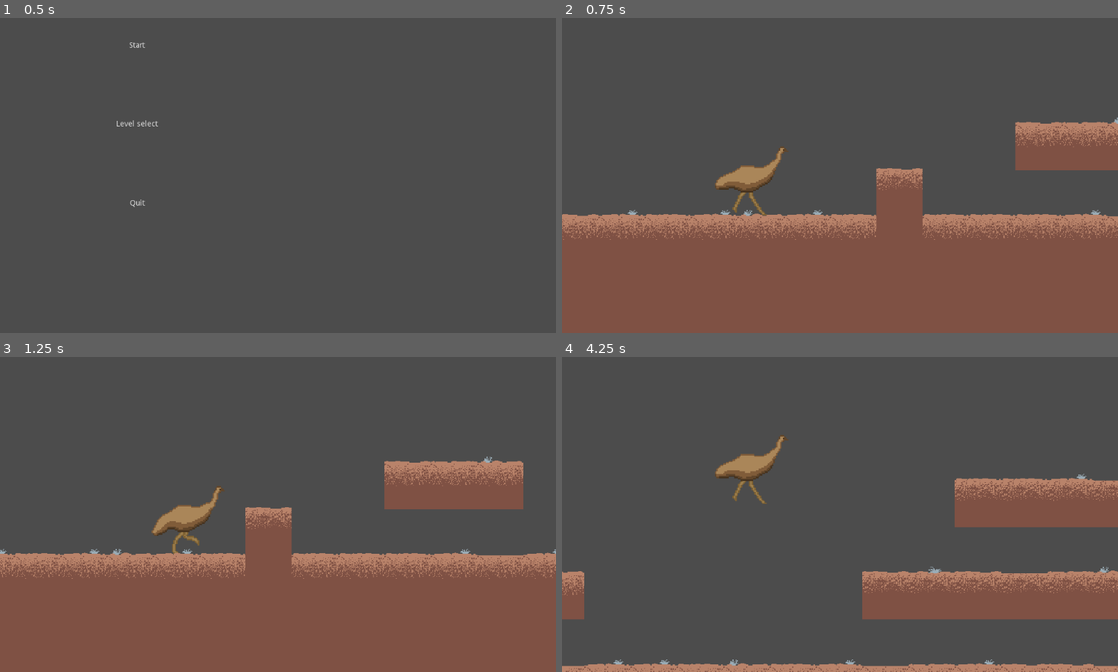
Above: before the commit, frames 1-4 (two rows, left to right).
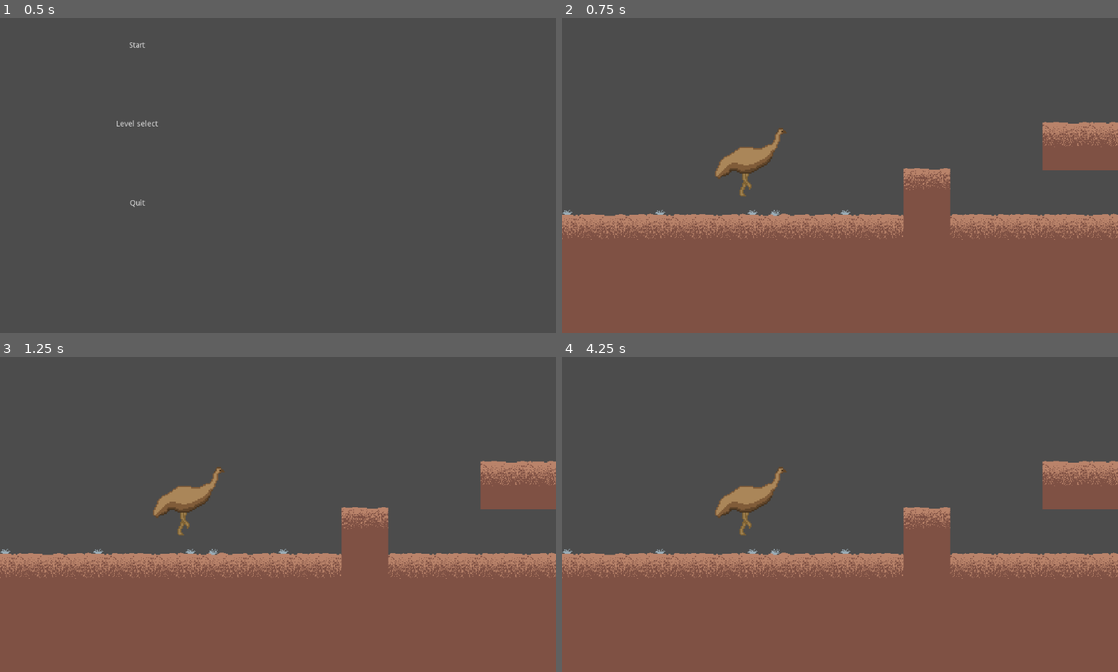
Above: after the commit, the same moments.

Repository: rpromerov/Patformer
Game: Godot game, scene res://Title.tscn
Two runs of this game, one before a commit and one after it. Both use one fixed random seed, a clock stepped at 60 frames per second and the inputs below.
Inputs:
- Up to frame 1 (0.5 s): no input
- Up to frame 2 (0.75 s): click "Start" at 0.5 s
- Up to frame 3 (1.25 s): no input
- Up to frame 4 (4.25 s): hold Right (ui_right) 1.28-2.78 s; tap Up (ui_up) at 1.52, 2.27, 3.77 s; hold Left (ui_left) 2.78-3.53 s; hold Right (ui_right) from 3.53 s (still down)

Frame 1 is identical in both runs. In frame 2, 6.7% of the frame differs, in the area x 0-100%, y 31-71%; in frame 3, 10%; in frame 4, 39%, in the area x 0-100%, y 24-100%.
Error after the commit: Parse Error: The method "get_node5" isn't declared in the current class. (res://KinematicBody2D.gd:89)

Commit message:
Arreglados 2 bugs del commit anterior

Diff:
--- a/KinematicBody2D.gd
+++ b/KinematicBody2D.gd
@@ -72,27 +72,23 @@
 	motion = move_and_slide(motion, UP)
 
 	#-----ANIMATION-----
-	if is_on_floor()==false:
+	if motion.y!=0 and objectsintheway.size()==0:
 		get_node("AnimatedSprite").play("Falling")
-		get_node("CBodyCollision").disabled=false
-		get_node("BodyCollision").disabled=true
-	elif motion==Vector2(0,0) and objectsintheway.size()==0:
-		get_node("AnimatedSprite").play("Idle_C")
-		get_node("CBodyCollision").disabled=false
-		get_node("BodyCollision").disabled=true
+		get_node("CBodyCollision").disabled=true
+		get_node("BodyCollision").disabled=false
 	elif motion.x>190 and Input.is_action_pressed("ui_down"):
 		get_node("AnimatedSprite").play("Dashing_C")
 		get_node("CBodyCollision").disabled=false
 		get_node("BodyCollision").disabled=true
-	elif motion!=Vector2(0,0) and Input.is_action_pressed("ui_down"):
+	elif Input.is_action_pressed("ui_down"):
 		get_node("AnimatedSprite").play("Crouched")
 		get_node("CBodyCollision").disabled=false
 		get_node("BodyCollision").disabled=true
 	elif motion==Vector2(0,0) and objectsintheway.size()!=0 and Input.is_action_pressed("ui_down"):
 		get_node("AnimatedSprite").play("Idle_C")
-		get_node("CBodyCollision").disabled=false
+		get_node5("CBodyCollision").disabled=false
 		get_node("BodyCollision").disabled=true
-	elif motion==Vector2(0,0):
+	elif motion==Vector2(0,0) and not Input.is_action_pressed("ui_down"):
 		get_node("AnimatedSprite").play("Idle")
 		get_node("CBodyCollision").disabled=true
 		get_node("BodyCollision").disabled=false
@@ -106,9 +102,11 @@
 		get_node("BodyCollision").disabled=false
 
 
-
 func _on_HeadDetection_body_entered(body): #Esto es para detectar si es que hay un bloque arriba del jugador
-	objectsintheway.append(body)           #Asi no se puede parar a menos que haya espacio
+	if not body.is_in_group("player"):
+		objectsintheway.append(body)       #Asi no se puede parar a menos que haya espacio
+		print("Object entered head zone")
+		print("Object:",body)
 
 func _on_HeadDetection_body_exited(body):
 	objectsintheway.erase(body)
--- a/Player.tscn
+++ b/Player.tscn
@@ -15,10 +15,10 @@
 [ext_resource path="res://Player/Crouched/Emu64_movement_crouched6.png" type="Texture" id=13]
 [ext_resource path="res://Player/Crouched/Emu64_movement_crouched7.png" type="Texture" id=14]
 [ext_resource path="res://Player/Crouched/Emu64_movement_crouched8.png" type="Texture" id=15]
-[ext_resource path="res://Player/Running/Emu64_movement1.png" type="Texture" id=16]
-[ext_resource path="res://Player/Running/Emu64_movement2.png" type="Texture" id=17]
-[ext_resource path="res://Player/Running/Emu64_movement3.png" type="Texture" id=18]
-[ext_resource path="res://Player/Running/Emu64_movement4.png" type="Texture" id=19]
+[ext_resource path="res://Player/Running/Emu64_movement4.png" type="Texture" id=16]
+[ext_resource path="res://Player/Running/Emu64_movement1.png" type="Texture" id=17]
+[ext_resource path="res://Player/Running/Emu64_movement2.png" type="Texture" id=18]
+[ext_resource path="res://Player/Running/Emu64_movement3.png" type="Texture" id=19]
 [ext_resource path="res://Player/Running/Emu64_movement5.png" type="Texture" id=20]
 [ext_resource path="res://Player/Running/Emu64_movement6.png" type="Texture" id=21]
 [ext_resource path="res://Player/Running/Emu64_movement7.png" type="Texture" id=22]
@@ -37,35 +37,35 @@
 "name": "Crouched",
 "speed": 15.0
 }, {
-"frames": [ ExtResource( 16 ), ExtResource( 17 ), ExtResource( 18 ), ExtResource( 19 ), ExtResource( 20 ), ExtResource( 21 ), ExtResource( 22 ), ExtResource( 23 ) ],
+"frames": [ ExtResource( 8 ), ExtResource( 9 ), ExtResource( 10 ), ExtResource( 11 ), ExtResource( 12 ), ExtResource( 13 ), ExtResource( 14 ), ExtResource( 15 ) ],
 "loop": true,
-"name": "Dashing",
+"name": "Dashing_C",
 "speed": 32.0
+}, {
+"frames": [ ExtResource( 8 ) ],
+"loop": true,
+"name": "Idle_C",
+"speed": 5.0
 }, {
 "frames": [  ],
 "loop": true,
 "name": "Jumping",
 "speed": 5.0
 }, {
-"frames": [ ExtResource( 8 ), ExtResource( 9 ), ExtResource( 10 ), ExtResource( 11 ), ExtResource( 12 ), ExtResource( 13 ), ExtResource( 14 ), ExtResource( 15 ) ],
-"loop": true,
-"name": "Dashing_C",
-"speed": 32.0
-}, {
-"frames": [ ExtResource( 19 ) ],
+"frames": [ ExtResource( 16 ) ],
 "loop": true,
 "name": "Falling",
 "speed": 5.0
 }, {
-"frames": [ ExtResource( 16 ), ExtResource( 17 ), ExtResource( 18 ), ExtResource( 19 ), ExtResource( 20 ), ExtResource( 21 ), ExtResource( 22 ), ExtResource( 23 ) ],
+"frames": [ ExtResource( 17 ), ExtResource( 18 ), ExtResource( 19 ), ExtResource( 16 ), ExtResource( 20 ), ExtResource( 21 ), ExtResource( 22 ), ExtResource( 23 ) ],
 "loop": true,
 "name": "Running",
 "speed": 16.0
 }, {
-"frames": [ ExtResource( 8 ) ],
+"frames": [ ExtResource( 17 ), ExtResource( 18 ), ExtResource( 19 ), ExtResource( 16 ), ExtResource( 20 ), ExtResource( 21 ), ExtResource( 22 ), ExtResource( 23 ) ],
 "loop": true,
-"name": "Idle_C",
-"speed": 5.0
+"name": "Dashing",
+"speed": 32.0
 } ]
 _sections_unfolded = [ "Resource" ]
 
@@ -82,11 +82,11 @@
 [sub_resource type="RectangleShape2D" id=4]
 
 custom_solver_bias = 0.0
-extents = Vector2( 16, 8.06018 )
+extents = Vector2( 16, 5.2827 )
 
 [node name="KinematicBody2D" type="KinematicBody2D" index="0"]
 
-position = Vector2( -1567.68, 210.823 )
+position = Vector2( 256.809, 232.648 )
 scale = Vector2( 1.5, 1.4888 )
 input_pickable = false
 collision_layer = 1
@@ -94,6 +94,9 @@
 collision/safe_margin = 0.08
 script = ExtResource( 1 )
 _sections_unfolded = [ "Collision", "Pickable" ]
+__meta__ = {
+"_edit_group_": true
+}
 
 [node name="AnimatedSprite" type="AnimatedSprite" parent="." index="0"]
 
@@ -149,7 +152,6 @@
 
 [node name="HeadDetection" type="Area2D" parent="." index="4"]
 
-visible = false
 position = Vector2( 2.45337, -7.26961 )
 input_pickable = true
 gravity_vec = Vector2( 0, 1 )
@@ -162,9 +164,9 @@
 [node name="CollisionShape2D" type="CollisionShape2D" parent="HeadDetection" index="0"]
 
 modulate = Color( 0.417969, 0.217148, 0.217148, 1 )
-position = Vector2( 0, -16.1204 )
+position = Vector2( 0, -18 )
 shape = SubResource( 4 )
-_sections_unfolded = [ "Visibility" ]
+_sections_unfolded = [ "Transform", "Visibility" ]
 
 [connection signal="body_entered" from="HeadDetection" to="." method="_on_HeadDetection_body_entered"]
 
--- a/Title.tscn
+++ b/Title.tscn
@@ -136,7 +136,7 @@
 
 stream = ExtResource( 2 )
 volume_db = 0.0
-autoplay = true
+autoplay = false
 max_distance = 2000.0
 attenuation = 1.0
 bus = "Master"
